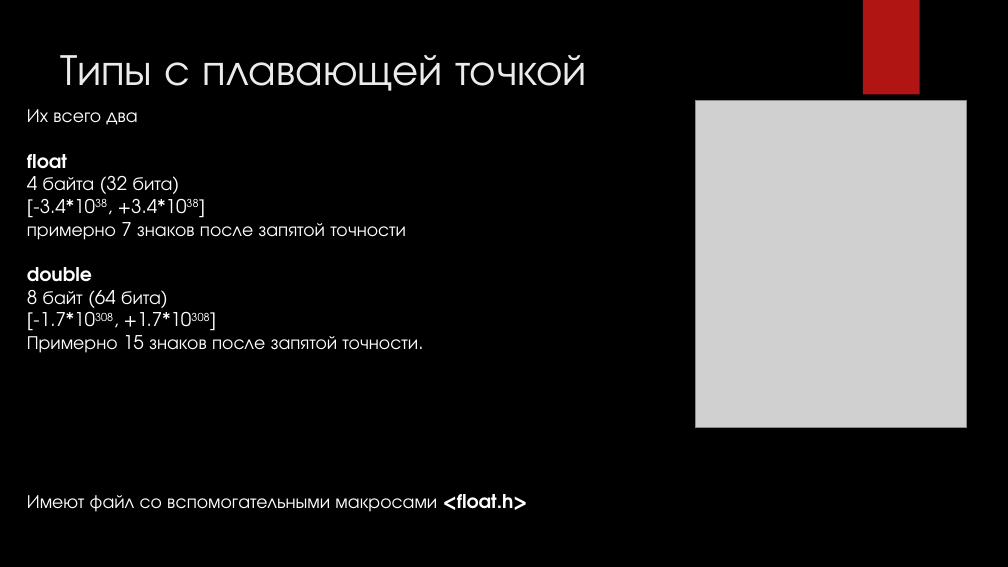
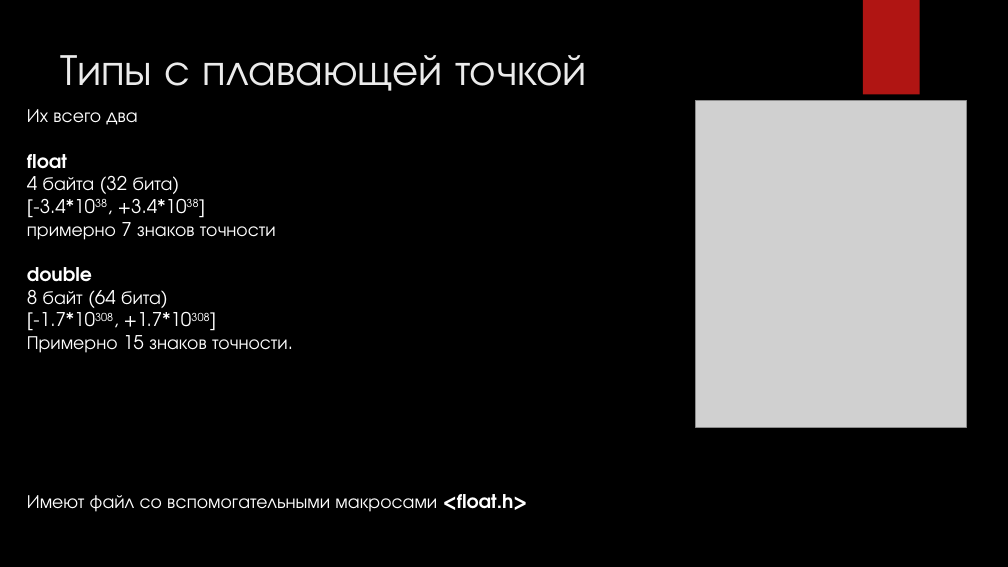
Before and after one commit to cansat-rsce/Organisation, a slide deck: slide 27 of лекции/Лекция1. Программирование на языке Си.pptx (slide 26 before the commit). Drawn at 1008x567 pixels with LibreOffice and Linux fonts; fonts in the diff are those of the drawing; grey boxes stand for pictures; background and template pictures are left out. Boxes give left, top, right and bottom in pixels: in the first picture for what was removed or moved away, otherwise in the second. Text is boxed around its words. In the diff, an @@ line names an element or a change of style, - is before the commit and + after.

```diff
--- a/лекции/Лекция1. Программирование на языке Си.pptx
+++ b/лекции/Лекция1. Программирование на языке Си.pptx
@@ text at [27, 222, 276, 240]: text changed @@
-примерно 7 знаков после запятой точности
+примерно 7 знаков точности
@@ text at [27, 335, 288, 353]: text changed @@
-Примерно 15 знаков после запятой точности.
+Примерно 15 знаков точности.
```
Also in this commit, not shown: 8 other slides changed, 22 slides added, 1 slide removed, 3 other files.
